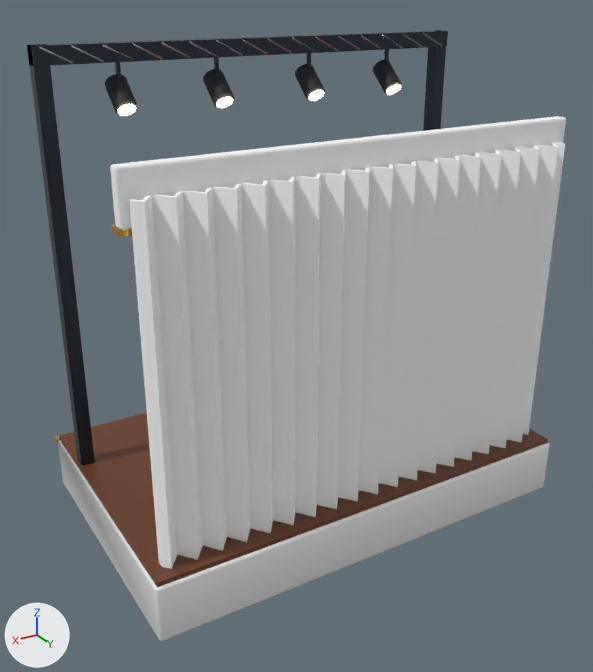
Two versions of the glTF model v2/assets/models/stage.glb, one commit apart.
Rendered twice from a 50 mm lens placed at (5.57, 4.58, 4.52), pointed at (2.05, -1.27, 1.59). The lights are fixed; the arrows at lower left show +X, +Y and +Z. The first picture is the older version. Objects named as collision shapes, trigger or cutter boxes, shadow casters or lower levels of detail are left out. Where no turn or scale is listed for an object, it has been applied to the vertices. Vertices at exactly the same position are counted once.

In view in the first picture: 'stage_lod0'.
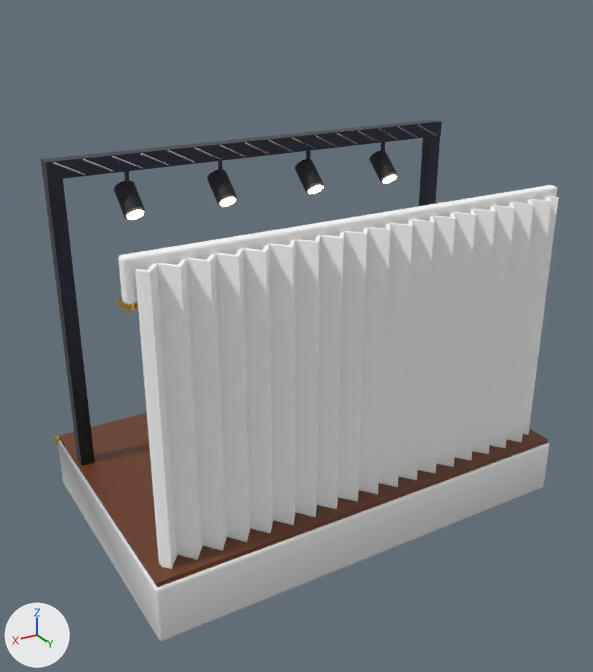
The change, as a list of edits to the scene's bpy script:
```text
Change me_stage_lod0_001:
    used by ob_stage_lod0; location = (0.0, 0.0, 0.0)
    remove me_stage_lod0_001.from_pydata(...)  # 1038 vertices, 1868 faces; spans x -0.01..4.01, y -2.94..0.0, z 0.0..4.1
    add me_stage_lod0_001.from_pydata(...)  # 1038 vertices, 1868 faces; spans x -0.01..4.01, y -2.94..0.0, z 0.0..3.26
    me_stage_lod0_001 part 1: the loose piece of 8 vertices spanning x 0.04..3.96, y -0.38..-0.26, z 3.06..3.11 is moved by (0.0, 0.0, -0.5)
    me_stage_lod0_001 part 2: the loose piece of 56 vertices spanning x 0.05..3.95, y -0.35..-0.25, z 3.1..3.5 is scaled about its middle by (1, 1, 0.788), then moved by (0.0, 0.0, -0.54)
    me_stage_lod0_001 part 3: the loose piece of 8 vertices spanning x 0.04..3.96, y -1.97..-1.83, z 3.96..4.1 is moved by (0.0, 0.0, -0.84)
    me_stage_lod0_001 part 4: the loose piece of 8 vertices spanning x 0.69..0.71, y -1.91..-1.88, z 3.82..3.96 is moved by (0.0, 0.0, -0.84)
    me_stage_lod0_001 part 5: the loose piece of 8 vertices spanning x 1.54..1.56, y -1.91..-1.88, z 3.82..3.96 is moved by (0.0, 0.0, -0.84)
    me_stage_lod0_001 part 6: the loose piece of 8 vertices spanning x 2.44..2.46, y -1.91..-1.88, z 3.82..3.96 is moved by (0.0, 0.0, -0.84)
    me_stage_lod0_001 part 7: the loose piece of 8 vertices spanning x 3.29..3.31, y -1.91..-1.88, z 3.82..3.96 is moved by (0.0, 0.0, -0.84)
    me_stage_lod0_001 part 8: the loose piece of 8 vertices spanning x 0.1..0.34, y -1.84..-1.82, z 3.96..4.1 is moved by (0.0, 0.0, -0.84)
    me_stage_lod0_001 part 9: the loose piece of 8 vertices spanning x 0.33..0.58, y -1.84..-1.82, z 3.96..4.1 is moved by (0.0, 0.0, -0.84)
    me_stage_lod0_001 part 10: the loose piece of 8 vertices spanning x 0.57..0.82, y -1.84..-1.82, z 3.96..4.1 is moved by (0.0, 0.0, -0.84)
    me_stage_lod0_001 part 11: the loose piece of 8 vertices spanning x 0.81..1.05, y -1.84..-1.82, z 3.96..4.1 is moved by (0.0, 0.0, -0.84)
    me_stage_lod0_001 part 12: the loose piece of 8 vertices spanning x 1.05..1.29, y -1.84..-1.82, z 3.96..4.1 is moved by (0.0, 0.0, -0.84)
    me_stage_lod0_001 part 13: the loose piece of 8 vertices spanning x 1.29..1.53, y -1.84..-1.82, z 3.96..4.1 is moved by (0.0, 0.0, -0.84)
    me_stage_lod0_001 part 14: the loose piece of 8 vertices spanning x 1.52..1.77, y -1.84..-1.82, z 3.96..4.1 is moved by (0.0, 0.0, -0.84)
    me_stage_lod0_001 part 15: the loose piece of 8 vertices spanning x 1.76..2.01, y -1.84..-1.82, z 3.96..4.1 is moved by (0.0, 0.0, -0.84)
    me_stage_lod0_001 part 16: all 4 vertices in x 3.84..3.96, y -1.96..-1.84, z 4.1 are moved by (0.0, 0.0, -0.98)
    me_stage_lod0_001 part 17: 264 of the vertices in x 1.46..3.91, y -2.04..-1.71, z 3.55..4.1 are moved by (0.0, 0.0, -0.84)
    me_stage_lod0_001 part 18: all 146 vertices in x 0.12..3.88, y -0.29..-0.11, z 3.3 are moved by (0.0, 0.0, -0.45)
    me_stage_lod0_001 part 19: all 4 vertices in x 0.04..0.16, y -1.96..-1.84, z 4.1 are moved by (0.0, 0.0, -0.98)
    me_stage_lod0_001 part 20: 48 of the vertices in x 0.61..0.79, y -2.04..-1.71, z 3.55..3.87 are moved by (0.0, 0.0, -0.84)
    other edits to the shape of me_stage_lod0_001 do not show in these pictures
```

Pixel boxes (x1, y1, x2, y2) of what changed, in the pictures (593 x 672 px; the box of a moved part takes in the faces that stretch with it):
'stage_lod0', reshaped (15% shorter): before (27, 30, 566, 641); after (41, 120, 559, 641)
part 1 of me_stage_lod0_001, moved or reshaped: before (111, 225, 132, 237); after (118, 298, 138, 311)
part 2 of me_stage_lod0_001, moved or reshaped: before (110, 116, 566, 230); after (118, 185, 557, 304)
part 3 of me_stage_lod0_001, moved or reshaped: before (27, 30, 448, 66); after (41, 120, 442, 180)
part 4 of me_stage_lod0_001, moved or reshaped: before (384, 49, 389, 64); after (381, 142, 385, 154)
part 5 of me_stage_lod0_001, moved or reshaped: before (307, 53, 311, 68); after (306, 151, 311, 163)
part 6 of me_stage_lod0_001, moved or reshaped: before (214, 57, 219, 73); after (218, 161, 223, 174)
part 7 of me_stage_lod0_001, moved or reshaped: before (115, 62, 121, 79); after (124, 171, 130, 186)
part 8 of me_stage_lod0_001, moved or reshaped: before (423, 32, 442, 47); after (418, 124, 436, 136)
part 9 of me_stage_lod0_001, moved or reshaped: before (403, 33, 423, 47); after (398, 126, 418, 138)
part 10 of me_stage_lod0_001, moved or reshaped: before (382, 34, 403, 48); after (378, 129, 398, 140)
part 11 of me_stage_lod0_001, moved or reshaped: before (360, 35, 382, 49); after (358, 131, 378, 143)
part 12 of me_stage_lod0_001, moved or reshaped: before (338, 36, 360, 50); after (336, 133, 358, 145)
part 13 of me_stage_lod0_001, moved or reshaped: before (315, 37, 338, 51); after (314, 135, 337, 147)
part 14 of me_stage_lod0_001, moved or reshaped: before (292, 37, 316, 52); after (292, 137, 315, 149)
part 15 of me_stage_lod0_001, moved or reshaped: before (267, 38, 292, 54); after (269, 140, 292, 152)
part 16 of me_stage_lod0_001, moved or reshaped: before (27, 44, 95, 466); after (43, 178, 95, 466)
part 17 of me_stage_lod0_001, moved or reshaped: before (39, 39, 325, 116); after (52, 142, 324, 220)
part 18 of me_stage_lod0_001, moved or reshaped: before (129, 143, 565, 312); after (135, 196, 559, 312)
part 19 of me_stage_lod0_001, moved or reshaped: before (423, 30, 446, 131); after (419, 136, 440, 206)
part 20 of me_stage_lod0_001, moved or reshaped: before (372, 60, 402, 95); after (369, 150, 397, 184)
